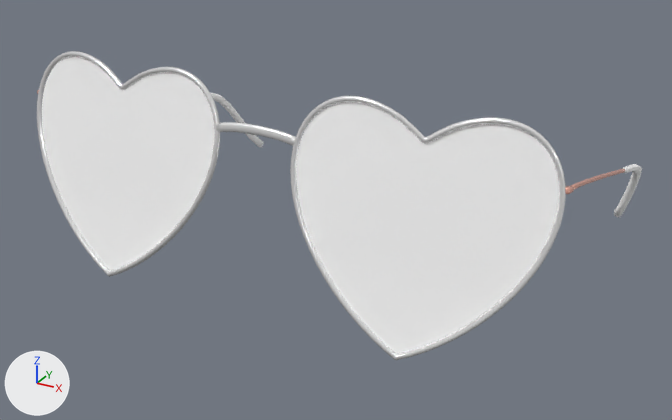
The glTF model glasses.glb as it was, and as the next commit left it.
The view is the same before and after, from a 50 mm lens placed at (5.08, -5.53, 1.76), pointed at (1.37, 1.2, -1.61). The axes (+X, +Y, +Z) are drawn at lower left. The lights are the same throughout. The older version comes first.
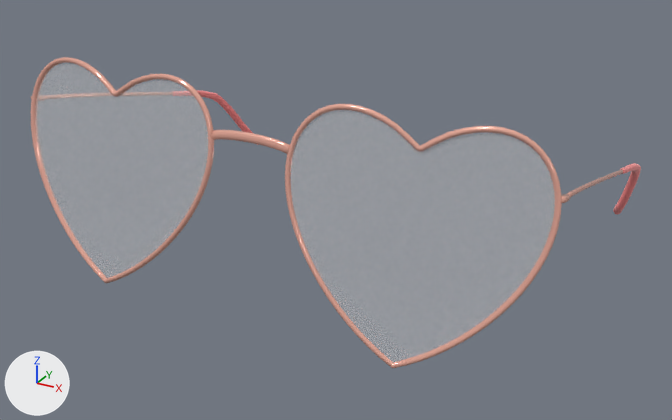
What differs and where, as boxes (x1, y1, x2, y2) in the pictures (672 x 420 px):
'Circle.002', surface changed, moved
    before: (42, 57, 559, 354)
    after: (36, 63, 555, 362)
'Cylinder', recoloured, moved
    before: (37, 51, 566, 360)
    after: (31, 57, 562, 369)
'BezierCurve', recoloured, moved, turned
    before: (211, 93, 642, 217)
    after: (196, 90, 641, 214)
'Cylinder.001', moved, turned
    before: (571, 168, 625, 190)
    after: (567, 169, 624, 198)
'Cube', moved
    before: (37, 90, 574, 194)
    after: (31, 96, 570, 203)

The change in detail:
Material 'armature' (mat_armature) changes colour from white #ffffff to beige #ffbdab; in linear values from (1.0, 1.0, 1.0) to (1.0, 0.509, 0.407).
Material 'earpiece' (mat_earpiece) changes colour from white #ffffff to pink #ffb8b8; in linear values from (1.0, 1.0, 1.0) to (1.0, 0.479, 0.479).
In material 'armature.001' (mat_armature_001), alpha goes from 1.0 to 0.25.
In object 'Cylinder' (ob_cylinder), parent is now set to ob_cylinder_6.
Object 'Cylinder' (ob_cylinder) moves from (1.346, 0.0, -0.567) to (0.0, 0.0, 0.0).
Object 'BezierCurve' (ob_beziercurve) turns from (-14, 0, 0) to (0, 0, 0) degrees about x, y and z.
In object 'BezierCurve' (ob_beziercurve), parent goes from ob_cylinder to ob_beziercurve_2.
Object 'BezierCurve' (ob_beziercurve) moves from (2.33, 3.454, -0.884) to (0.0, 0.0, 0.0).
In object 'Circle.002' (ob_circle_002), parent goes from ob_cylinder to ob_circle_002_3.
Object 'Cube' (ob_cube) moves from (2.33, 0.174, -0.0196) to (0.0, 0.0, 0.0).
Object 'Cylinder.001' (ob_cylinder_001) turns from (-14, 0, 0) to (0, 0, 0) degrees about x, y and z.
Object 'Cylinder.001' (ob_cylinder_001) moves from (2.33, 1.174, -0.286) to (0.0, 0.0, 0.0).
Object 'Circle.002_3' (ob_circle_002_3) is new.
Its parent is ob_cylinder_6.
Its location is (0.0, 0.0, 0.0).
Object 'Cylinder_6' (ob_cylinder_6) is new.
Its parent is ob_gltf_scenerootnode.
Its location is (1.346, 0.0, -0.567).
Object 'GLTF_SceneRootNode' (ob_gltf_scenerootnode) is new.
Its parent is ob_root.
Its location is (0.0, 0.0, 0.0).
Its rotation in degrees is (90, 0, 0).
Object 'root' (ob_root) is new.
Its parent is ob_sketchfab_model.
Its location is (0.0, 0.0, 0.0).
Object 'Sketchfab_model' (ob_sketchfab_model) is new.
Its location is (0.0, -0.0979, -0.0357).
Its rotation in degrees is (-89, 0, 0).
Object 'BezierCurve_2' (ob_beziercurve_2) is new.
Its parent is ob_cylinder_6.
Its location is (2.33, 3.454, -0.884).
Its rotation in degrees is (-14, 0, 0).
